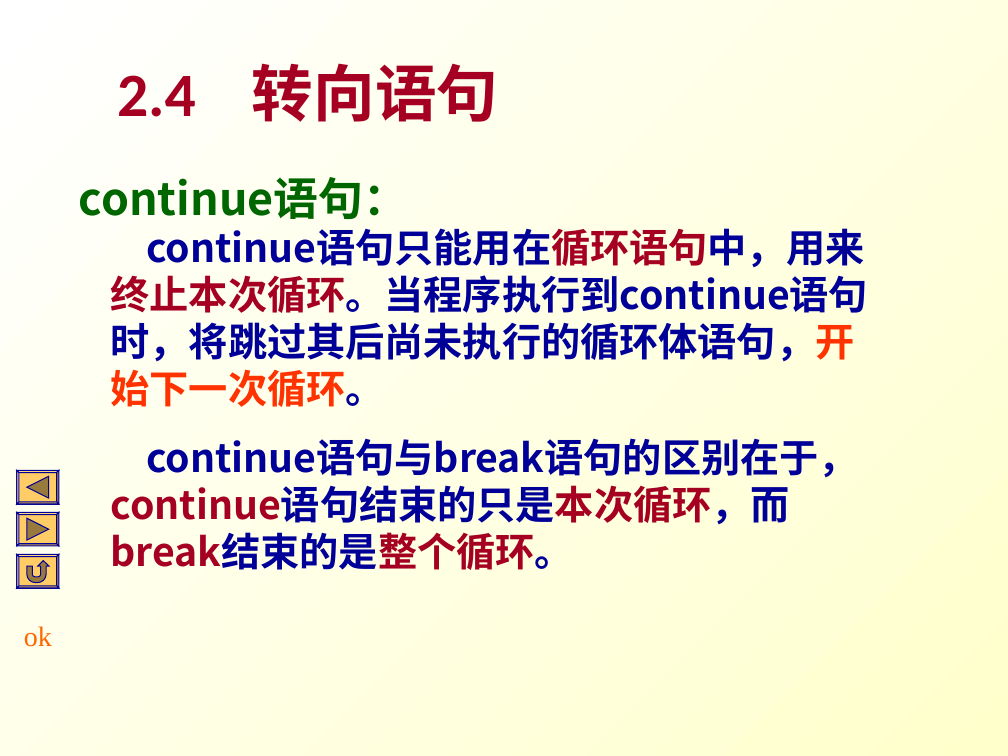
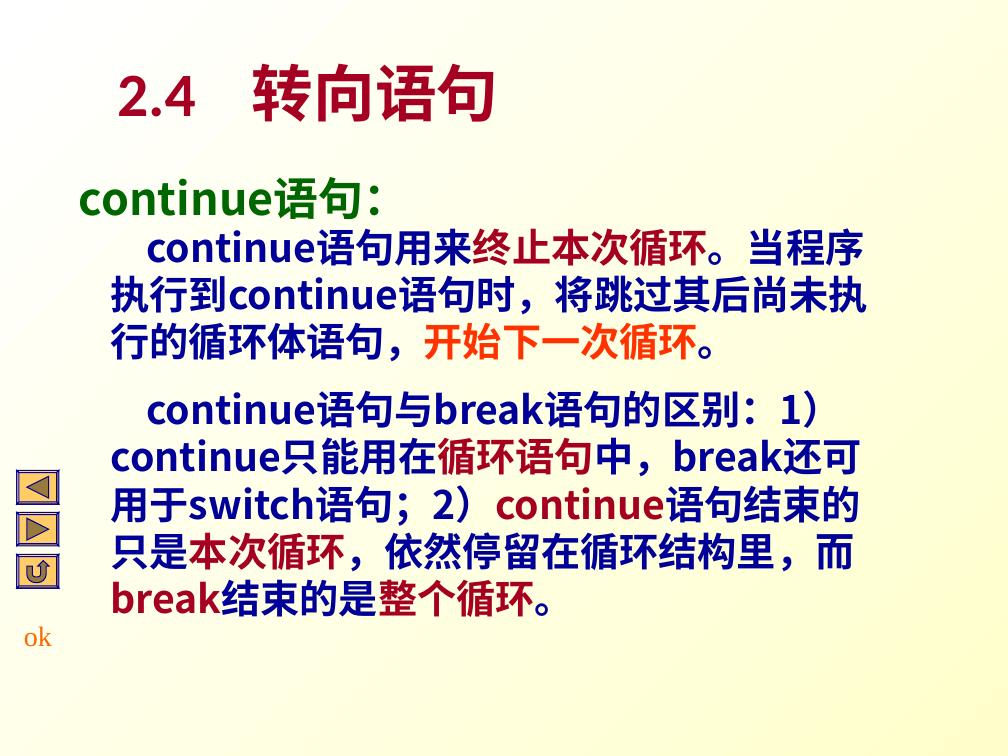
Before and after one commit to Changhe160/Changhe160.github.io, a slide deck: slide 42 of teachingRes/Cplusplus/unit02控制结构.ppt. Drawn at 1008x756 pixels with LibreOffice and Linux fonts; fonts in the diff are those of the drawing. Boxes give left, top, right and bottom in pixels: in the first picture for what was removed or moved away, otherwise in the second. Text is boxed around its words. In the diff, an @@ line names an element or a change of style, - is before the commit and + after.

Commit message:
c++

```diff
--- a/teachingRes/Cplusplus/unit02控制结构.ppt
+++ b/teachingRes/Cplusplus/unit02控制结构.ppt
@@ text at [111, 228, 868, 617]: text changed @@
-continue语句只能用在循环语句中，用来终止本次循环。当程序执行到continue语句时，将跳过其后尚未执行的循环体语句，开始下一次循环。
-continue语句与break语句的区别在于，continue语句结束的只是本次循环，而break结束的是整个循环。
+continue语句用来终止本次循环。当程序执行到continue语句时，将跳过其后尚未执行的循环体语句，开始下一次循环。
+continue语句与break语句的区别：1）continue只能用在循环语句中，break还可用于switch语句；2）continue语句结束的只是本次循环，依然停留在循环结构里，而break结束的是整个循环。
```
Also in this commit, not shown: 8 other slides changed, 1 slide added, 1 slide removed.
